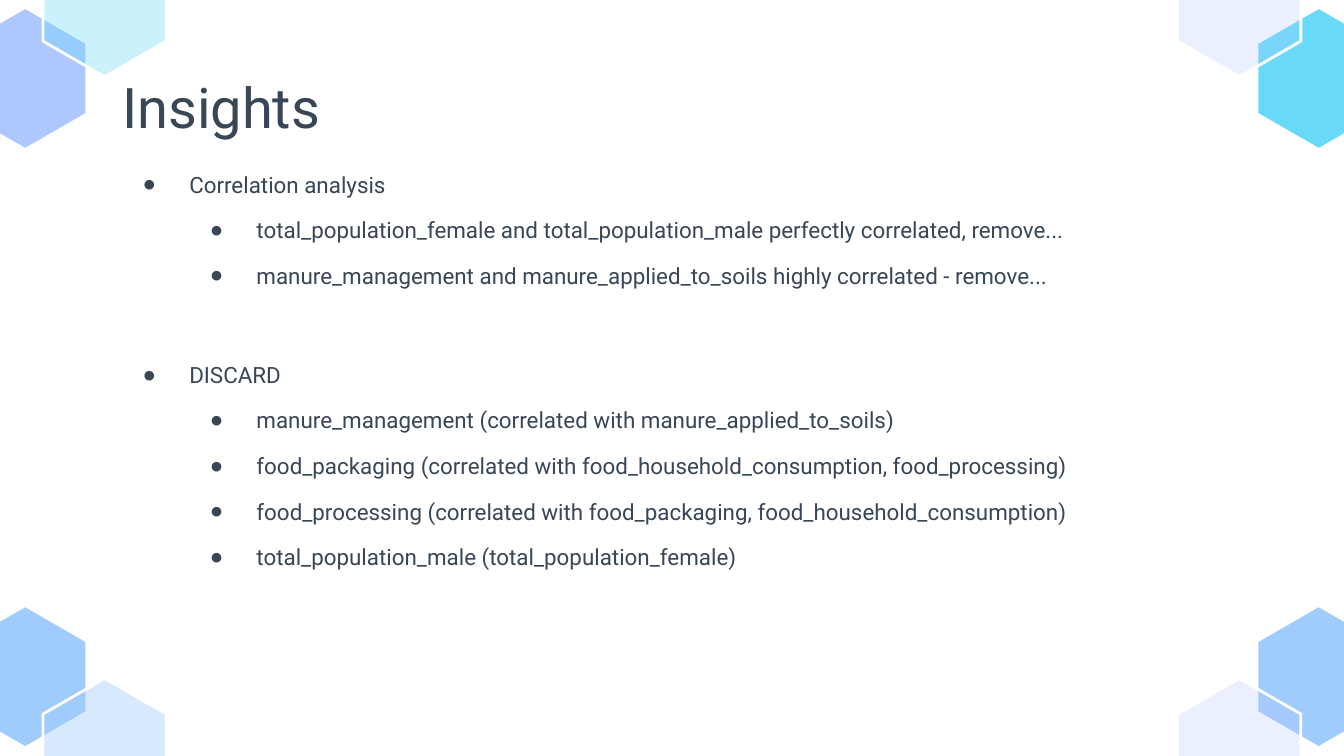
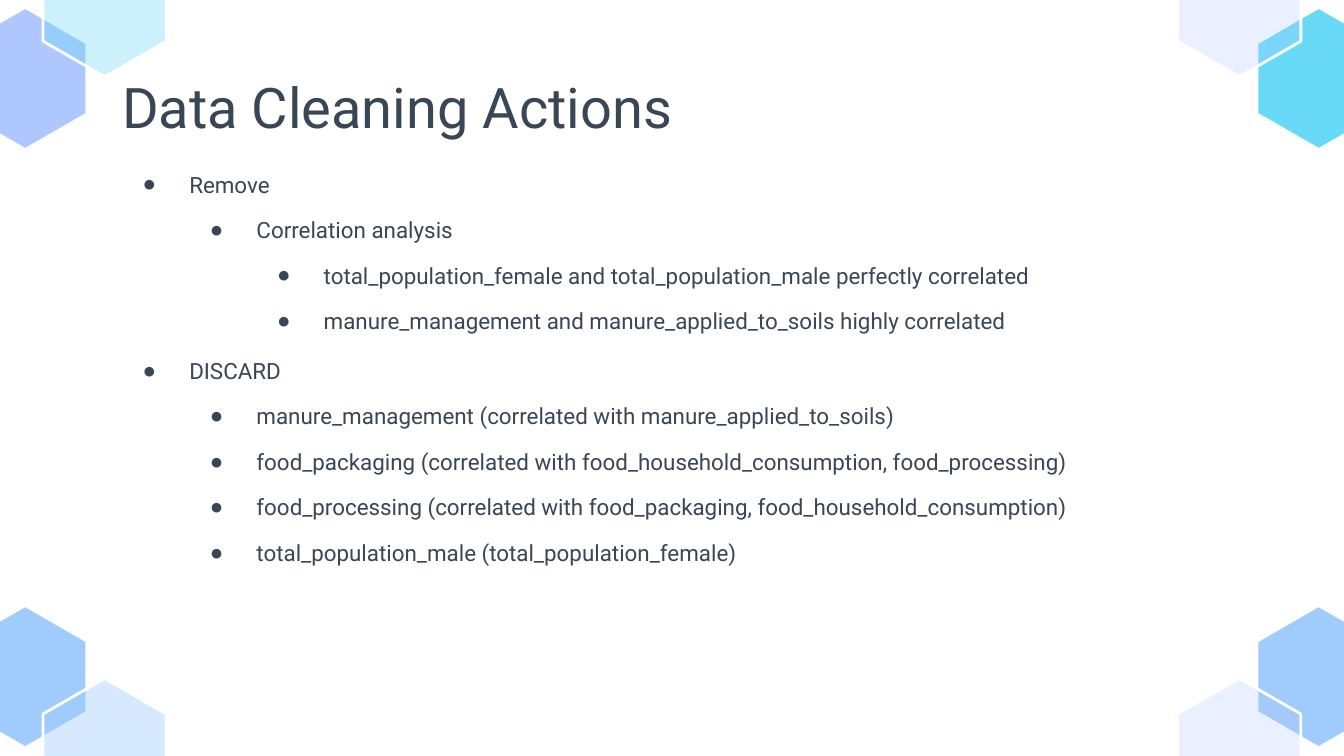
Before and after one commit to glenad/2403-ptds-regression, a slide deck: slide 17 of 2403_ PT_DS_Regression_Agri-food sector- Analysis.pptx (slide 18 before the commit). Drawn at 1344x756 pixels with LibreOffice and Linux fonts; fonts in the diff are those of the drawing. Boxes give left, top, right and bottom in pixels: in the first picture for what was removed or moved away, otherwise in the second. Text is boxed around its words. In the diff, an @@ line names an element or a change of style, - is before the commit and + after.

```diff
--- a/2403_ PT_DS_Regression_Agri-food sector- Analysis.pptx
+++ b/2403_ PT_DS_Regression_Agri-food sector- Analysis.pptx
@@ subtitle at bbox=[122, 86, 672, 140]: text changed @@
-Insights
+Data Cleaning Actions
@@ text at bbox=[189, 177, 269, 193]: paragraph added @@
+● Remove
@@ text at bbox=[256, 221, 453, 243]: list level 1 to 2 in "Correlation analysis"; line spacing 1.15 to 1 @@
@@ text at bbox=[324, 267, 1029, 334]: text changed @@
-  ● total_population_female and total_population_male perfectly correlated, remove...
-  ● manure_management and manure_applied_to_soils highly correlated - remove...
+    ● total_population_female and total_population_male perfectly correlated
+    ● manure_management and manure_applied_to_soils highly correlated
```
Also in this commit, not shown: 10 other slides changed, 1 slide added, 5 slides removed.
